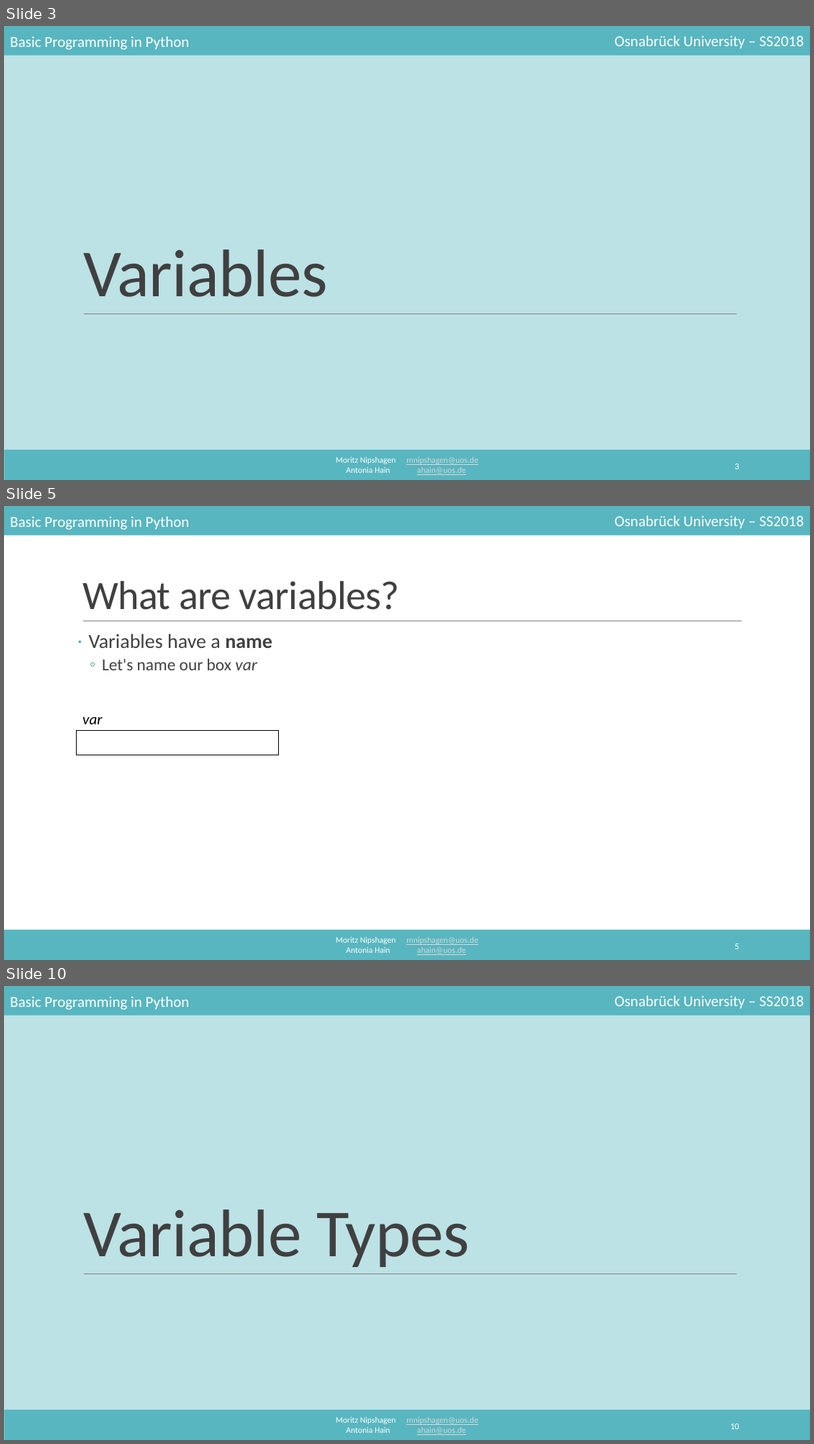
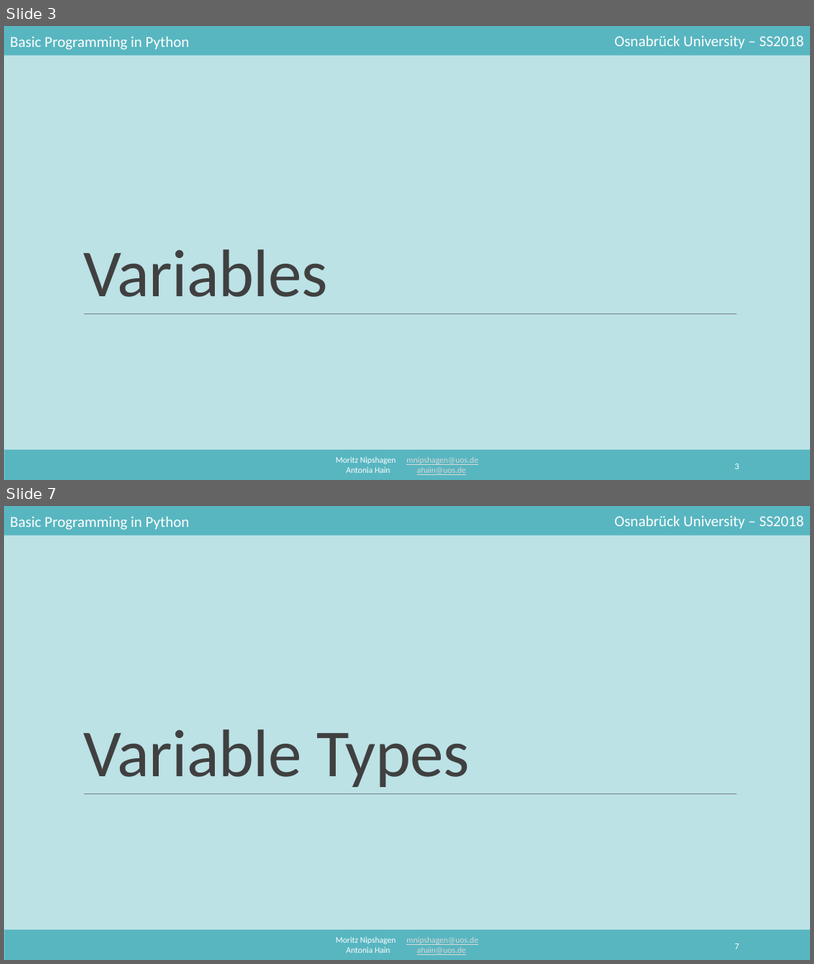
Before and after one commit to mnipshagen/monty, a slide deck: 2018/02/Syntax_and_variables.pptx. Shown one above the other, each under a label of ours: slides 3, 5 and 10 before the commit, slides 3 and 7 after it; the slides between them are not shown. The pictures are 814x1444 and 814x964 pixels, drawn with LibreOffice and Linux fonts; fonts in the diff are those of the drawing. Boxes give left, top, right and bottom in pixels: in the first picture for what was removed or moved away, otherwise in the second. Text is boxed around its words. In the diff, an @@ line names an element or a change of style, - is before the commit and + after.

```diff
--- a/2018/02/Syntax_and_variables.pptx
+++ b/2018/02/Syntax_and_variables.pptx
@@ slide 5 removed at [4, 506, 810, 960], background #FFFFFF; not listed: 5 template elements that a slide beside it also shows @@
@@ title removed at [82, 581, 400, 610] @@
-What are variables?
@@ line removed from (83, 621) to (743, 621) @@
@@ text removed at [89, 633, 273, 670] @@
-· Variables have a name
-  ◦ Let's name our box var
@@ text removed at [82, 717, 102, 724] @@
-var
@@ rectangle removed at [77, 731, 278, 754] @@
@@ page number removed at [735, 943, 739, 949] @@
-5
@@ what was slide 10 is now slide 7 @@
@@ page number at [735, 943, 739, 949]: text changed @@
-10
+7
```
Also in this commit, not shown: 5 slides changed, 2 other slides removed, 1 other file.
